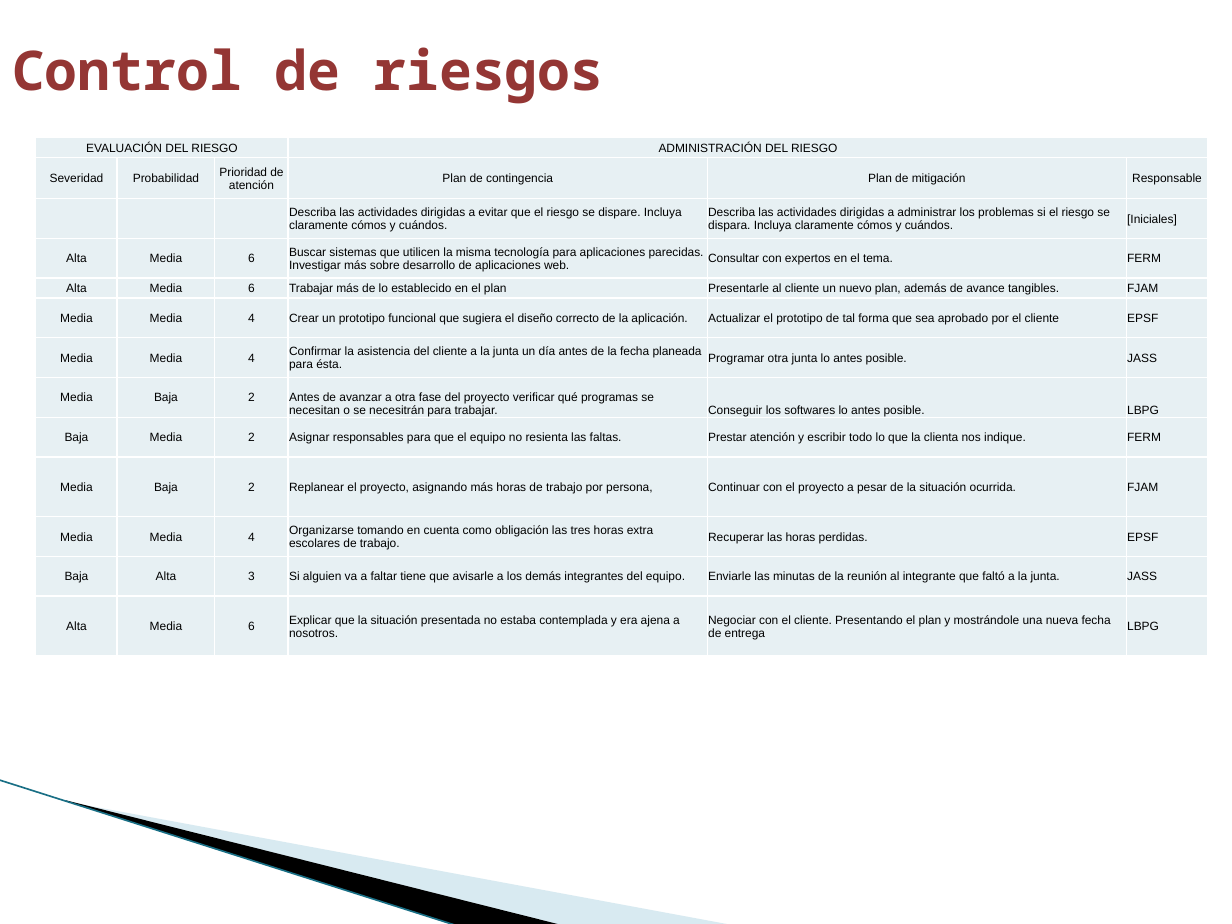
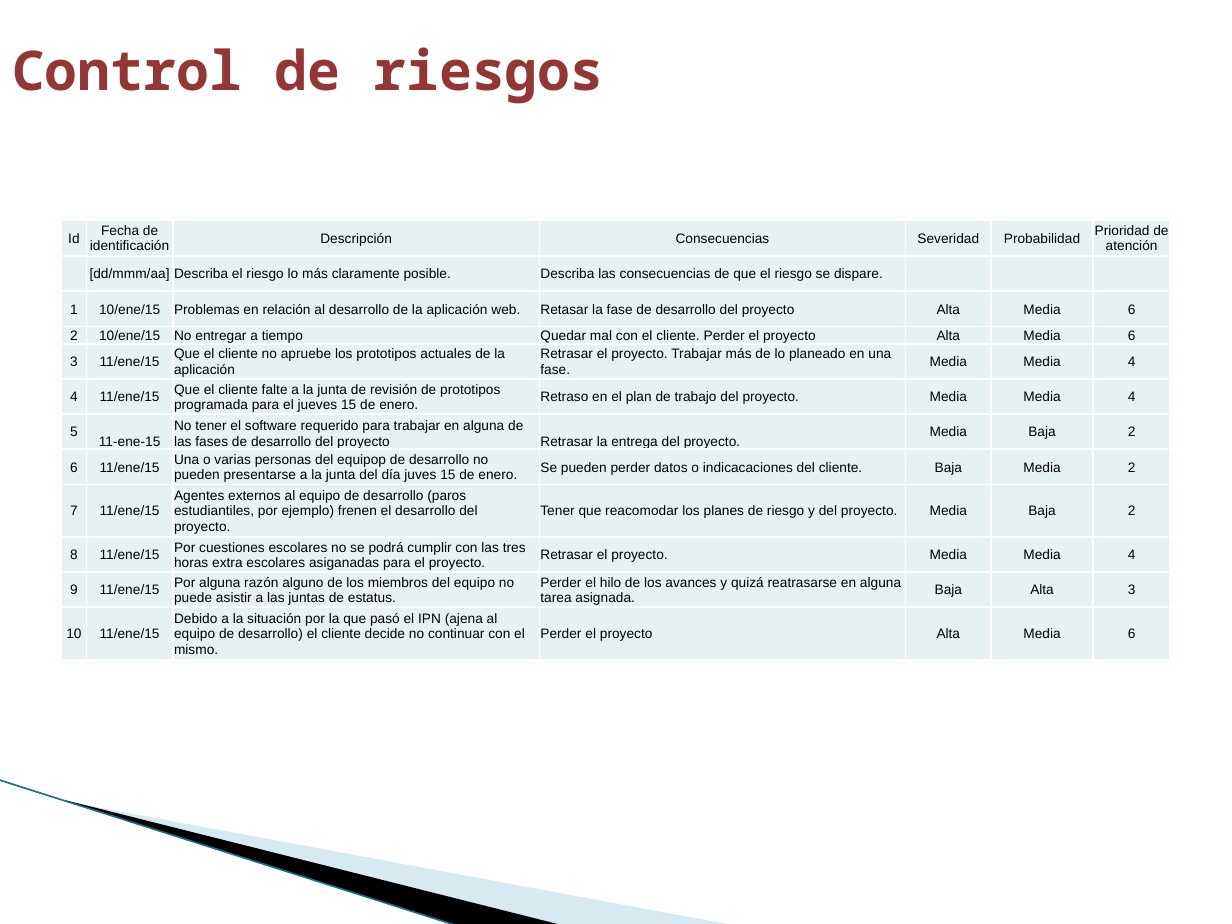
Before and after one commit to francisco-alamillo/ProyectoNutricion, a slide deck: slide 10 of Documentacion/UPIIZ_PTLL_PresentaciónAprobaciónProyecto.pptx. Drawn at 1232x924 pixels with LibreOffice and Linux fonts; fonts in the diff are those of the drawing; background and template pictures are left out. Boxes give left, top, right and bottom in pixels: in the first picture for what was removed or moved away, otherwise in the second. Text is boxed around its words. In the diff, an @@ line names an element or a change of style, - is before the commit and + after.

Commit message:
:+1:

```diff
--- a/Documentacion/UPIIZ_PTLL_PresentaciónAprobaciónProyecto.pptx
+++ b/Documentacion/UPIIZ_PTLL_PresentaciónAprobaciónProyecto.pptx
@@ table removed at (36,138,1207,657), 13 rows, 6 columns @@
-EVALUACIÓN DEL RIESGO |  |  | ADMINISTRACIÓN DEL RIESGO |  | 
-Severidad | Probabilidad | Prioridad de atención | Plan de contingencia | Plan de mitigación | Responsable
- |  |  | Describa las actividades dirigidas a evitar que el riesgo se dispare. Incluya claramente cómos y cuándos. | Describa las actividades dirigidas a administrar los problemas si el riesgo se dispara. Incluya claramente cómos y cuándos. | [Iniciales]
-Alta | Media | 6 | Buscar sistemas que utilicen la misma tecnología para aplicaciones parecidas. Investigar más sobre desarrollo de aplicaciones web. | Consultar con expertos en el tema. | FERM
-Alta | Media | 6 | Trabajar más de lo establecido en el plan | Presentarle al cliente un nuevo plan, además de avance tangibles. | FJAM
-Media | Media | 4 | Crear un prototipo funcional que sugiera el diseño correcto de la aplicación. | Actualizar el prototipo de tal forma que sea aprobado por el cliente | EPSF
-Media | Media | 4 | Confirmar la asistencia del cliente a la junta un día antes de la fecha planeada para ésta. | Programar otra junta lo antes posible. | JASS
-Media | Baja | 2 | Antes de avanzar a otra fase del proyecto verificar qué programas se necesitan o se necesitrán para trabajar. | Conseguir los softwares lo antes posible. | LBPG
-Baja | Media | 2 | Asignar responsables para que el equipo no resienta las faltas. | Prestar atención y escribir todo lo que la clienta nos indique. | FERM
-Media | Baja | 2 | Replanear el proyecto, asignando más horas de trabajo por persona, | Continuar con el proyecto a pesar de la situación ocurrida. | FJAM
-Media | Media | 4 | Organizarse tomando en cuenta como obligación las tres horas extra escolares de trabajo. | Recuperar las horas perdidas. | EPSF
-Baja | Alta | 3 | Si alguien va a faltar tiene que avisarle a los demás integrantes del equipo. | Enviarle las minutas de la reunión al integrante que faltó a la junta. | JASS
-Alta | Media | 6 | Explicar que la situación presentada no estaba contemplada y era ajena a nosotros. | Negociar con el cliente. Presentando el plan y mostrándole una nueva fecha de entrega | LBPG
@@ table added at (62,219,1169,703), 12 rows, 7 columns @@
+Id | Fecha de identificación | Descripción | Consecuencias | Severidad | Probabilidad | Prioridad de atención
+ | [dd/mmm/aa] | Describa el riesgo lo más claramente posible. | Describa las consecuencias de que el riesgo se dispare. |  |  | 
+1 | 10/ene/15 | Problemas en relación al desarrollo de la aplicación web. | Retasar la fase de desarrollo del proyecto | Alta | Media | 6
+2 | 10/ene/15 | No entregar a tiempo | Quedar mal con el cliente. Perder el proyecto | Alta | Media | 6
+3 | 11/ene/15 | Que el cliente no apruebe los prototipos actuales de la aplicación | Retrasar el proyecto. Trabajar más de lo planeado en una fase. | Media | Media | 4
+4 | 11/ene/15 | Que el cliente falte a la junta de revisión de prototipos programada para el jueves 15 de enero. | Retraso en el plan de trabajo del proyecto. | Media | Media | 4
+5 | 11-ene-15 | No tener el software requerido para trabajar en alguna de las fases de desarrollo del proyecto | Retrasar la entrega del proyecto. | Media | Baja | 2
+6 | 11/ene/15 | Una o varias personas del equipop de desarrollo no pueden presentarse a la junta del día juves 15 de enero. | Se pueden perder datos o indicacaciones del cliente. | Baja | Media | 2
+7 | 11/ene/15 | Agentes externos al equipo de desarrollo (paros estudiantiles, por ejemplo) frenen el desarrollo del proyecto. | Tener que reacomodar los planes de riesgo y del proyecto. | Media | Baja | 2
+8 | 11/ene/15 | Por cuestiones escolares no se podrá cumplir con las tres horas extra escolares asiganadas para el proyecto. | Retrasar el proyecto. | Media | Media | 4
+9 | 11/ene/15 | Por alguna razón alguno de los miembros del equipo no puede asistir a las juntas de estatus. | Perder el hilo de los avances y quizá reatrasarse en alguna tarea asignada. | Baja | Alta | 3
+10 | 11/ene/15 | Debido a la situación por la que pasó el IPN (ajena al equipo de desarrollo) el cliente decide no continuar con el mismo. | Perder el proyecto | Alta | Media | 6
```
Also in this commit, not shown: 3 other slides changed.
